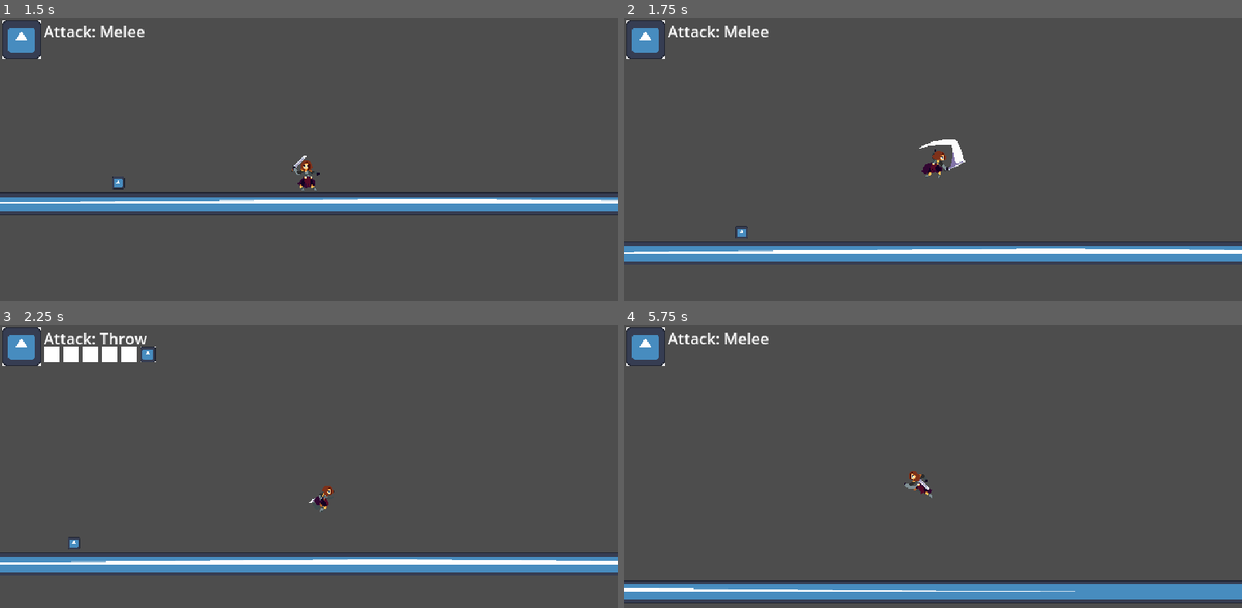
Above: before the commit, frames 1-4 (two rows, left to right).
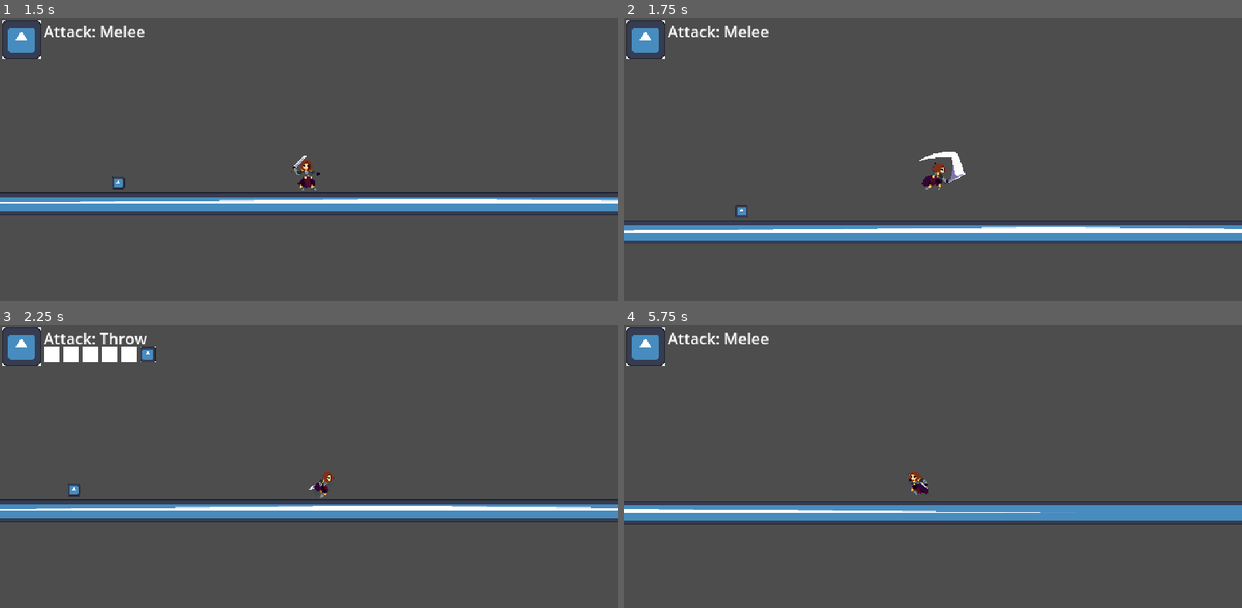
Above: after the commit, the same moments.

Repository: exglegaming/GameJamFighter
Game: Godot game, scene res://scenes/ui/main_menu.tscn
The game is run twice, just before and just after one commit, with the same random seed, the same clock (stepped at 60 frames per second) and the same inputs. The engine's default icon, where the game draws it, is replaced by a stand-in: a white triangle on a blue panel in a dark square.
Inputs (mouse positions are in pixels of both pictures, inside the frame that each line leads up to):
- Up to frame 1 (1.5 s): click "Play" at 0.5 s; move the mouse to (444, 173) at 1.27 s; hold D (move_right) from 1.28 s (still down); click (444, 173) at 1.35 s
- Up to frame 2 (1.75 s): keep holding D (move_right); tap Space (jump) at 1.52 s
- Up to frame 3 (2.25 s): keep holding D (move_right); move the mouse to (185, 517) at 2.02 s; tap Q (switch_attack) at 2.1 s
- Up to frame 4 (5.75 s): tap Space (jump) at 2.27, 3.77, 4.52, 5.27 s; move the mouse to (994, 421) at 2.77 s; release D (move_right) at 2.78 s; hold A (move_left) 2.78-3.53 s; click (994, 421) at 2.85 s; move the mouse to (902, 568) at 3.52 s; hold D (move_right) 3.53-5.03 s; tap Q (switch_attack) at 3.6, 5.1 s; move the mouse to (1118, 551) at 4.27 s; click (1118, 551) at 4.35 s; move the mouse to (747, 446) at 5.02 s; hold A (move_left) from 5.03 s (still down)

Frame 1 is identical in both runs. In frame 2, 12% of the frame differs, in the area x 0-100%, y 42-87%; in frame 3, 12%; in frame 4, 12%, in the area x 0-100%, y 51-99%.

Commit message:
Movement Improvements
includes
faster falling
proper jump animation (might be replaced after changing the assets)
controllable jump height (you instantly start falling when you release space witch makes it feels more controlable)

Diff:
--- a/scenes/game_object/player/player.tscn
+++ b/scenes/game_object/player/player.tscn
@@ -13,6 +13,30 @@
 [sub_resource type="RectangleShape2D" id="RectangleShape2D_tj6oj"]
 size = Vector2(27, 17)
 
+[sub_resource type="AtlasTexture" id="AtlasTexture_5e2pj"]
+atlas = ExtResource("3_s3670")
+region = Rect2(278, 308, 66, 44)
+
+[sub_resource type="AtlasTexture" id="AtlasTexture_635us"]
+atlas = ExtResource("3_s3670")
+region = Rect2(344, 308, 66, 44)
+
+[sub_resource type="AtlasTexture" id="AtlasTexture_2bo76"]
+atlas = ExtResource("3_s3670")
+region = Rect2(212, 308, 66, 44)
+
+[sub_resource type="AtlasTexture" id="AtlasTexture_c5ds6"]
+atlas = ExtResource("3_s3670")
+region = Rect2(0, 308, 69, 44)
+
+[sub_resource type="AtlasTexture" id="AtlasTexture_f6mdf"]
+atlas = ExtResource("3_s3670")
+region = Rect2(69, 308, 69, 44)
+
+[sub_resource type="AtlasTexture" id="AtlasTexture_114c3"]
+atlas = ExtResource("3_s3670")
+region = Rect2(138, 308, 69, 44)
+
 [sub_resource type="AtlasTexture" id="AtlasTexture_ss5pk"]
 atlas = ExtResource("3_s3670")
 region = Rect2(0, 0, 69, 44)
@@ -103,6 +127,34 @@
 
 [sub_resource type="SpriteFrames" id="SpriteFrames_28lpv"]
 animations = [{
+"frames": [{
+"duration": 1.0,
+"texture": SubResource("AtlasTexture_5e2pj")
+}, {
+"duration": 1.0,
+"texture": SubResource("AtlasTexture_635us")
+}, {
+"duration": 1.0,
+"texture": SubResource("AtlasTexture_2bo76")
+}],
+"loop": false,
+"name": &"Jump Downward",
+"speed": 8.0
+}, {
+"frames": [{
+"duration": 1.0,
+"texture": SubResource("AtlasTexture_c5ds6")
+}, {
+"duration": 1.0,
+"texture": SubResource("AtlasTexture_f6mdf")
+}, {
+"duration": 1.0,
+"texture": SubResource("AtlasTexture_114c3")
+}],
+"loop": false,
+"name": &"Jump Upward",
+"speed": 8.0
+}, {
 "frames": [{
 "duration": 1.0,
 "texture": SubResource("AtlasTexture_ss5pk")
--- a/scripts/autoloads/game_constants.gd
+++ b/scripts/autoloads/game_constants.gd
@@ -13,6 +13,8 @@
 const WALK: StringName = "walk"
 const IDLE: StringName = "idle"
 const SLASH: StringName = "slash"
+const JUMPING:StringName = "Jump Upward"
+const FALLING:StringName = "Jump Downward"
 
 # Keys
 const PAUSE: StringName = "pause"
--- a/scripts/game_object/player/player.gd
+++ b/scripts/game_object/player/player.gd
@@ -3,6 +3,8 @@
 @export_category("Movement")
 @export var speed: float = 300.0
 @export var jump_velocity: float = -400.0
+@export var minimalJumpVelocity:float = -100
+@export var fallGravityMultiplier:float = 2
 @export var acceleration: float = 1500
 @export var friction: float = 1200
 
@@ -32,10 +34,17 @@
 func _process(delta: float) -> void:
 
 	if not is_on_floor():
-		velocity += get_gravity() * delta
+		var Gravity = get_gravity() * delta
+		if velocity.y >= 0 :
+			var fallVelocity = get_gravity() * delta * fallGravityMultiplier
+			Gravity = fallVelocity
+		velocity += Gravity
+
 
 	if Input.is_action_just_pressed(GameConstants.JUMP) and is_on_floor():
 		velocity.y = jump_velocity
+	if Input.is_action_just_released(GameConstants.JUMP) and !is_on_floor() and velocity.y <= minimalJumpVelocity:
+		velocity.y = minimalJumpVelocity
 
 	if Input.is_action_just_pressed(GameConstants.ATTACK) and not is_attacking:
 		is_attacking = true
@@ -72,11 +81,16 @@
 		visuals.scale.x = -1
 		hitbox_component.scale.x = -1
 
-	if abs(velocity.x) > 5:
-		anim_sprite.play(GameConstants.WALK)
-	else:
-		anim_sprite.play(GameConstants.IDLE)
-
+	if !is_on_floor():
+		if velocity.y <= 0 :
+			anim_sprite.play(GameConstants.JUMPING)
+		elif velocity.y > 0 :
+			anim_sprite.play(GameConstants.FALLING)
+	else :
+		if abs(velocity.x) > 5 :
+			anim_sprite.play(GameConstants.WALK)
+		else:
+			anim_sprite.play(GameConstants.IDLE)
 
 func attack() -> void:
 	print("attack")
Not shown: 1 places in scenes/game_object/player/player.tscn that only renumber resources
